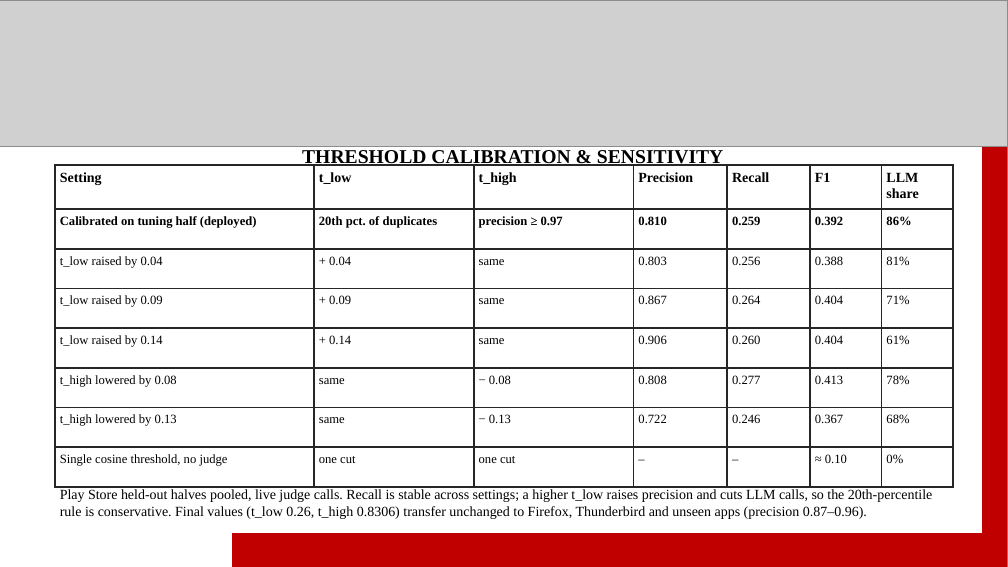
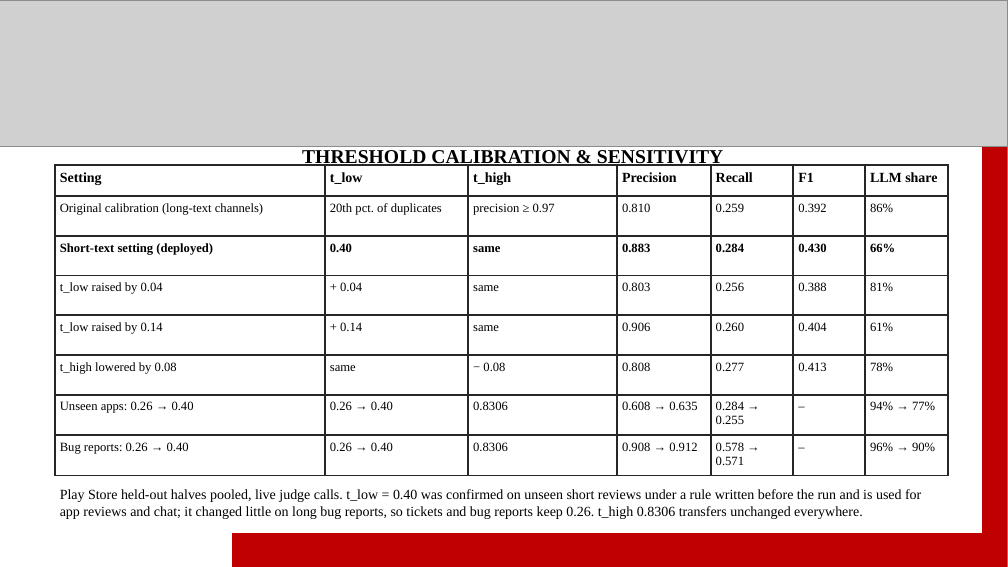
Before and after one commit to sanyyyyoo/InsightDesk, a slide deck: slide 12 of reports/ppt/InsightDesk_final.pptx. Drawn at 1008x567 pixels with LibreOffice and Linux fonts; fonts in the diff are those of the drawing; grey boxes stand for pictures. Boxes give left, top, right and bottom in pixels: in the first picture for what was removed or moved away, otherwise in the second. Text is boxed around its words. In the diff, an @@ line names an element or a change of style, - is before the commit and + after.

```diff
--- a/reports/ppt/InsightDesk_final.pptx
+++ b/reports/ppt/InsightDesk_final.pptx
@@ table at (x1=54, y1=165, x2=948, y2=474) @@
-row 2: Calibrated on tuning half (deployed) | 20th pct. of duplicates | precision ≥ 0.97 | 0.810 | 0.259 | 0.392 | 86%
+row 2: Original calibration (long-text channels) | 20th pct. of duplicates | precision ≥ 0.97 | 0.810 | 0.259 | 0.392 | 86%
+row 3: Short-text setting (deployed) | 0.40 | same | 0.883 | 0.284 | 0.430 | 66%
-row 4: t_low raised by 0.09 | + 0.09 | same | 0.867 | 0.264 | 0.404 | 71%
-row 7: t_high lowered by 0.13 | same | − 0.13 | 0.722 | 0.246 | 0.367 | 68%
+row 7: Unseen apps: 0.26 → 0.40 | 0.26 → 0.40 | 0.8306 | 0.608 → 0.635 | 0.284 → 0.255 | – | 94% → 77%
-row 8: Single cosine threshold, no judge | one cut | one cut | – | – | ≈ 0.10 | 0%
+row 8: Bug reports: 0.26 → 0.40 | 0.26 → 0.40 | 0.8306 | 0.908 → 0.912 | 0.578 → 0.571 | – | 96% → 90%
@@ bold off in "20th pct. of duplicates", "precision ≥ 0.97", "0.810", "0.259" and 2 more places @@
@@ bold on in "same" @@
@@ table resized from (x1=54, y1=165, x2=954, y2=474) to (x1=54, y1=165, x2=948, y2=474) @@
@@ text at (x1=60, y1=489, x2=921, y2=519): text changed @@
-Play Store held-out halves pooled, live judge calls. Recall is stable across settings; a higher t_low raises precision and cuts LLM calls, so the 20th-percentile rule is conservative. Final values (t_low 0.26, t_high 0.8306) transfer unchanged to Firefox, Thunderbird and unseen apps (precision 0.87–0.96).
+Play Store held-out halves pooled, live judge calls. t_low = 0.40 was confirmed on unseen short reviews under a rule written before the run and is used for app reviews and chat; it changed little on long bug reports, so tickets and bug reports keep 0.26. t_high 0.8306 transfers unchanged everywhere.
```
Also in this commit, not shown: 1 other file.
